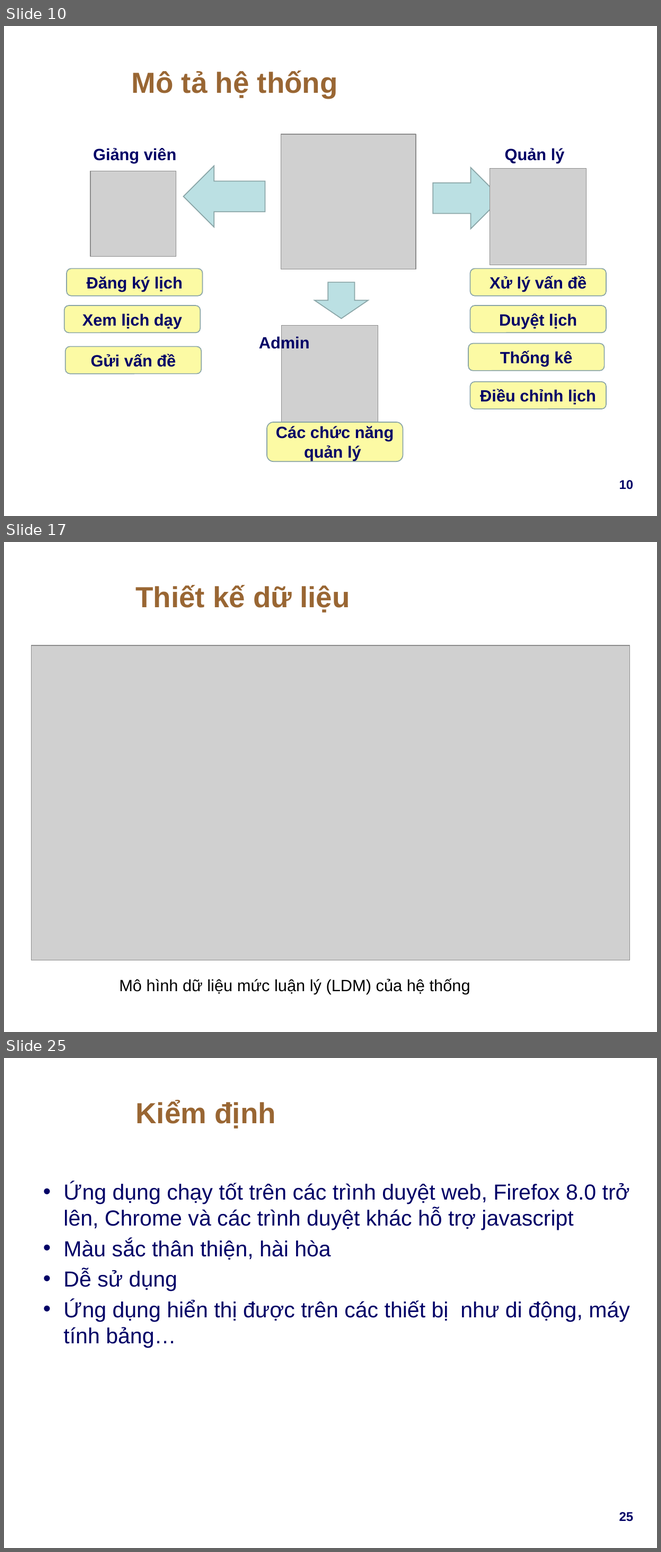
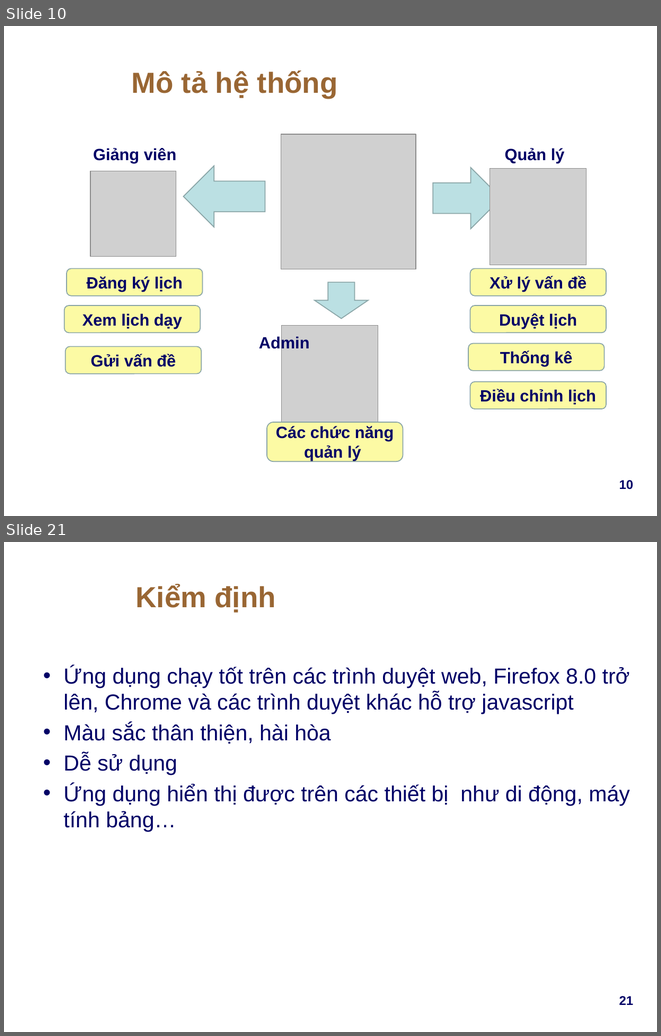
Before and after one commit to pnqphong95/lab-manager, a slide deck: docs/resources/Presentation.pptx. Shown one above the other, each under a label of ours: slides 10, 17 and 25 before the commit, slides 10 and 21 after it; the slides between them are not shown. The pictures are 661x1552 and 661x1036 pixels, drawn with LibreOffice and Linux fonts; fonts in the diff are those of the drawing; grey boxes stand for pictures; background and template pictures are left out. Boxes give left, top, right and bottom in pixels: in the first picture for what was removed or moved away, otherwise in the second. Text is boxed around its words. In the diff, an @@ line names an element or a change of style, - is before the commit and + after.

```diff
--- a/docs/resources/Presentation.pptx
+++ b/docs/resources/Presentation.pptx
@@ slide 17 removed at (4, 542, 657, 1032), background picture (left out) @@
@@ title removed at (135, 585, 350, 612) @@
-Thiết kế dữ liệu
@@ picture removed at (32, 645, 630, 959) @@
@@ text removed at (119, 978, 470, 994) @@
-Mô hình dữ liệu mức luận lý (LDM) của hệ thống
@@ what was slide 25 is now slide 21 @@
@@ page number at (619, 996, 634, 1005): text changed @@
-25
+21
```
Also in this commit, not shown: 14 slides changed, 1 slide added, 4 other slides removed.
